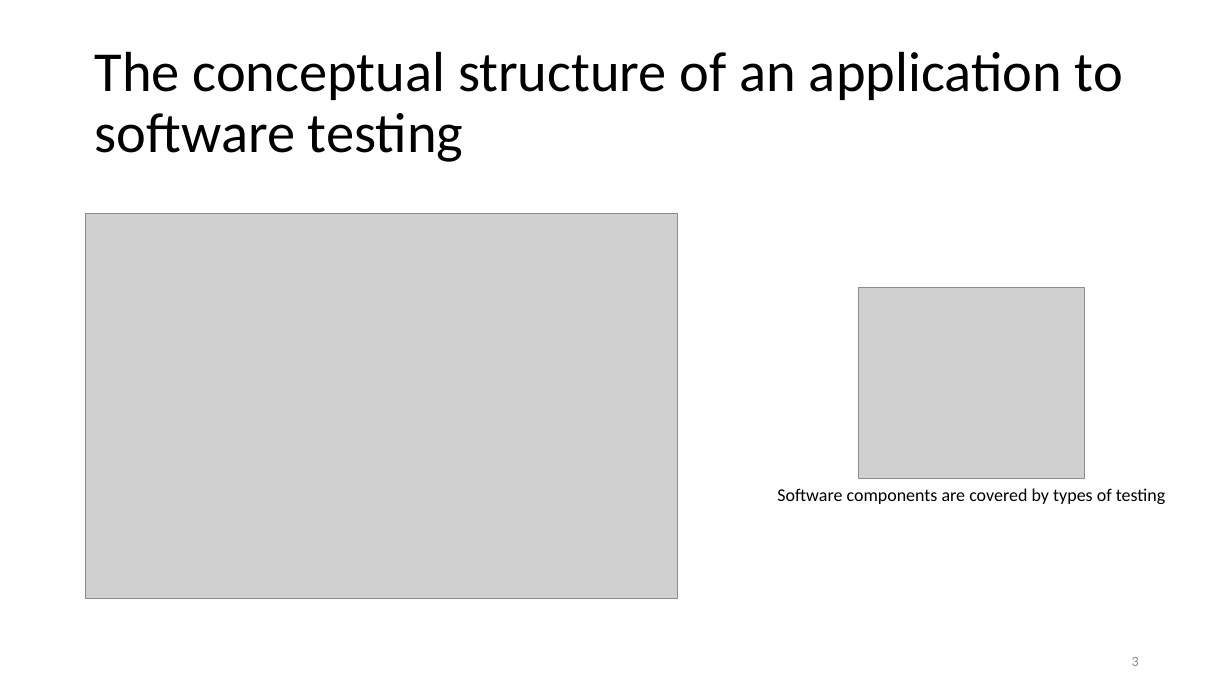
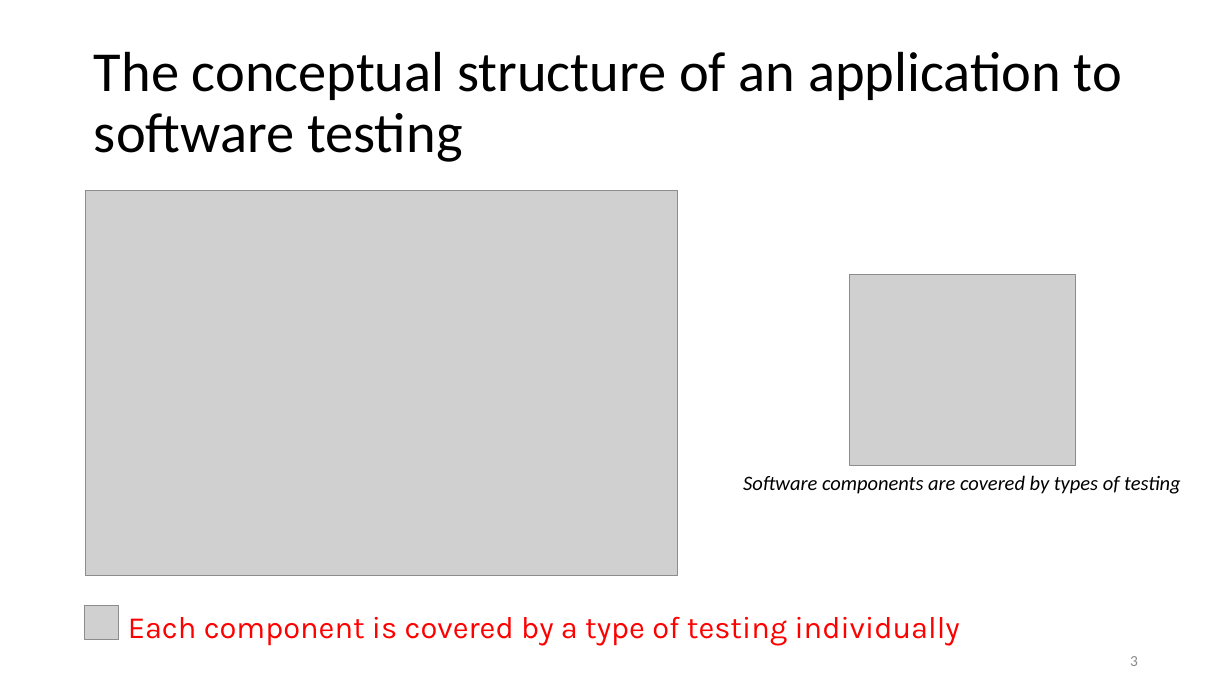
Before and after one commit to liepnguyen/Planru, a slide deck: slide 3 of Documents/Lessons Learned From Agile Quality Assurance In Scrum.pptx. Drawn at 1232x693 pixels with LibreOffice and Linux fonts; fonts in the diff are those of the drawing; grey boxes stand for pictures. Boxes give left, top, right and bottom in pixels: in the first picture for what was removed or moved away, otherwise in the second. Text is boxed around its words. In the diff, an @@ line names an element or a change of style, - is before the commit and + after.

```diff
--- a/Documents/Lessons Learned From Agile Quality Assurance In Scrum.pptx
+++ b/Documents/Lessons Learned From Agile Quality Assurance In Scrum.pptx
@@ picture: place and size @@
-picture at bbox=[85, 213, 677, 599]
+picture at bbox=[85, 190, 677, 576]
@@ picture: place and size @@
-picture at bbox=[859, 287, 1085, 479]
+picture at bbox=[849, 274, 1076, 466]
@@ text "Software components are covered by ...": place and size @@
-text "Software components are covered by ..." at bbox=[777, 488, 1166, 504]
+text "Software components are covered by ..." at bbox=[743, 475, 1181, 494]
@@ text "Software components are covered by ..." at bbox=[743, 475, 1181, 494]: size 14 to 16 pt, italic on @@
@@ picture added at bbox=[85, 605, 119, 640] @@
@@ text added at bbox=[128, 616, 960, 646], 24 pt, text #FF0000 @@
+Each component is covered by a type of testing individually
@@ page number at bbox=[1130, 656, 1138, 666]: size 11 to 12 pt @@
```
Also in this commit, not shown: 12 other slides changed, 1 slide added.
